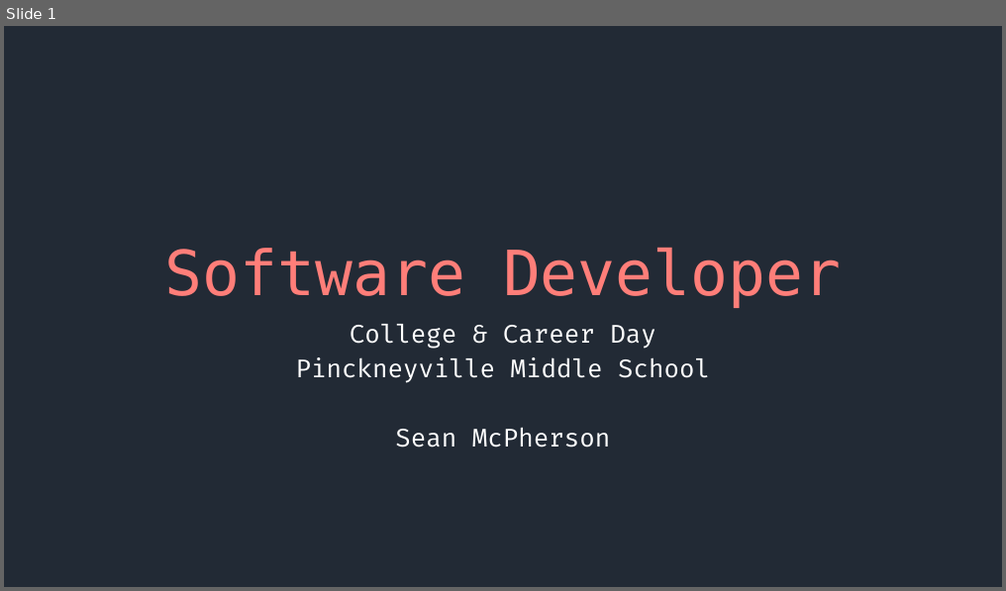
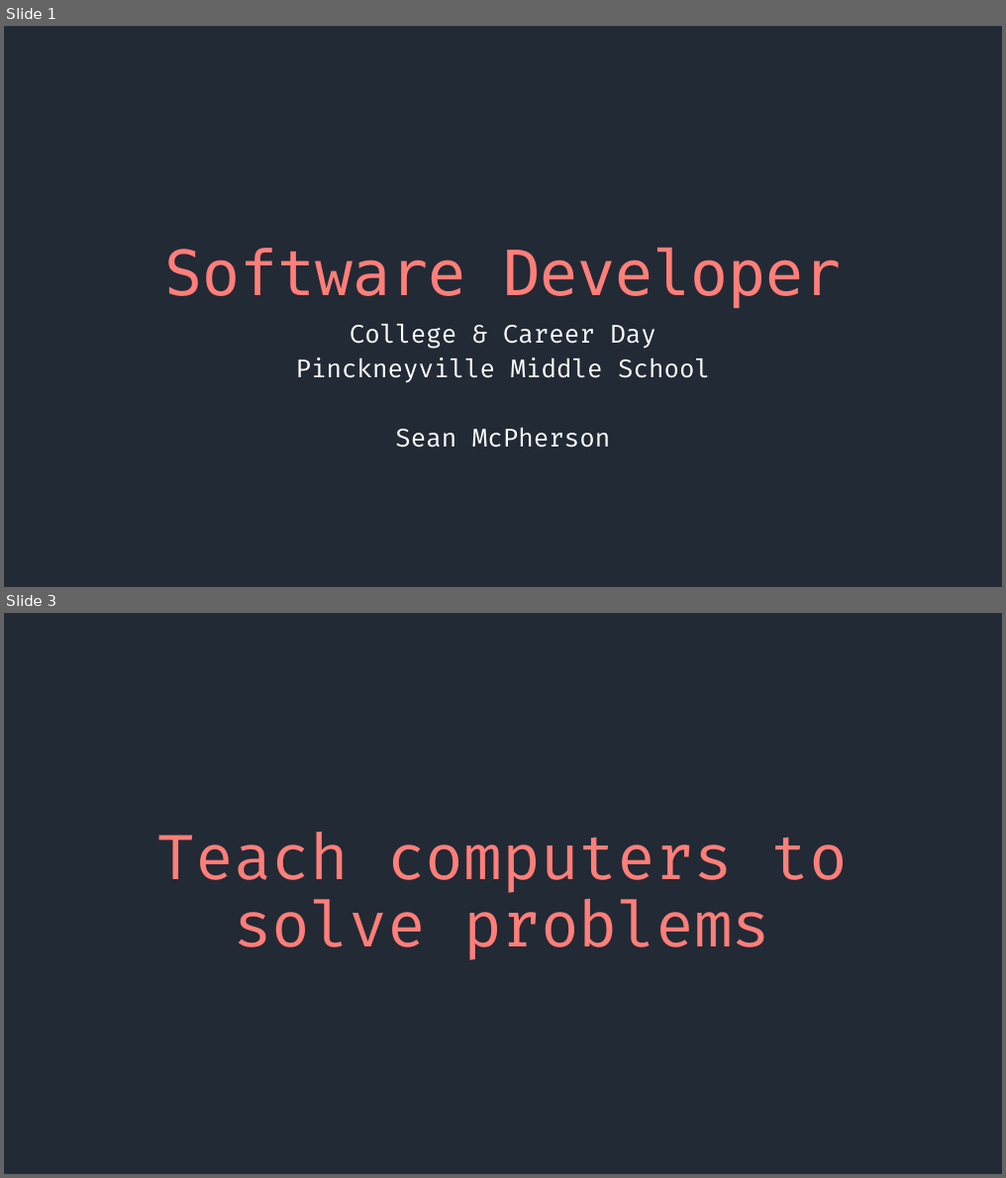
Before and after one commit to SeanMcP/college-career-day, a slide deck: presentation.pptx. Shown one above the other, each under a label of ours: slide 1 before the commit, slides 1 and 3 after it; the slides between them are not shown. The pictures are 1006x591 and 1006x1178 pixels, drawn with LibreOffice and Linux fonts; fonts in the diff are those of the drawing. Boxes give left, top, right and bottom in pixels: in the first picture for what was removed or moved away, otherwise in the second. Text is boxed around its words. In the diff, an @@ line names an element or a change of style, - is before the commit and + after.

```diff
--- a/presentation.pptx
+++ b/presentation.pptx
@@ slide 3 added at bbox=[4, 613, 1002, 1174], background #222A35 @@
@@ title added at bbox=[157, 832, 848, 960], 60 pt, text #FF7E79 @@
+Teach computers to solve problems
```
Also in this commit, not shown: 1 other slide added, 1 other file.
